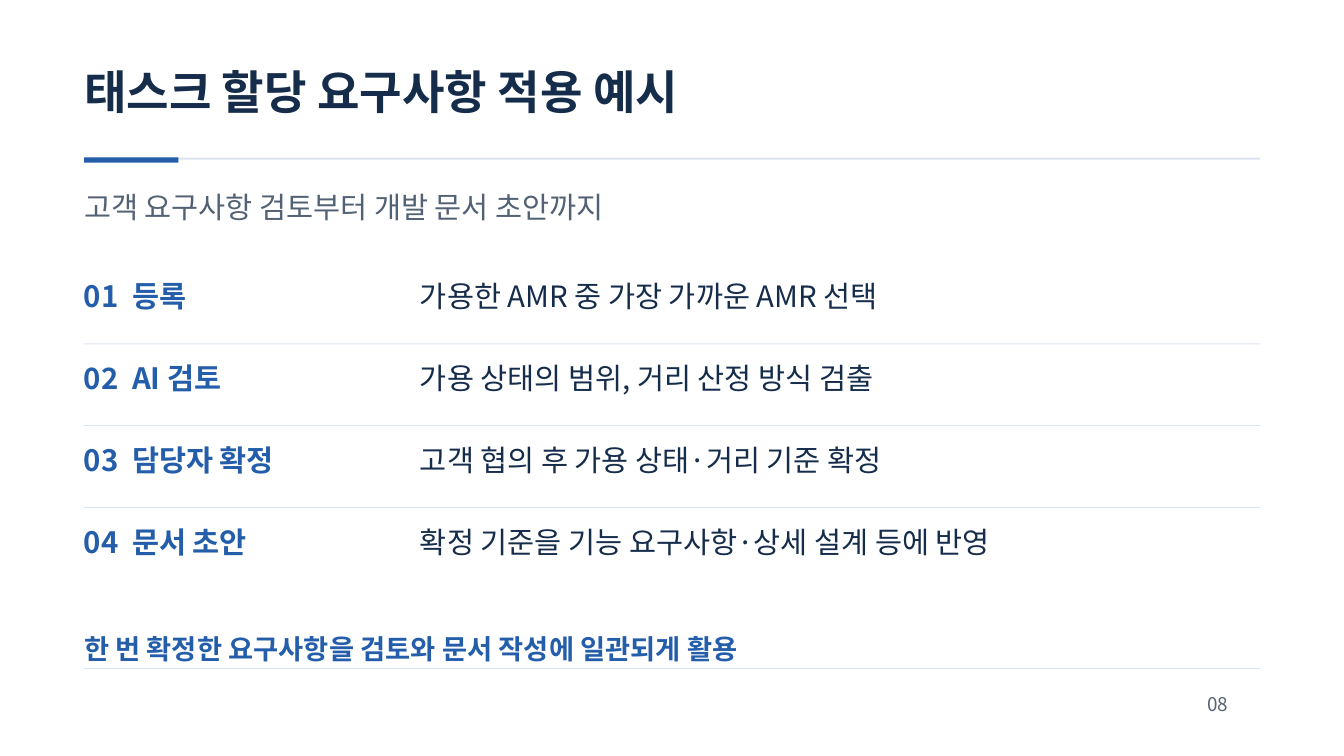
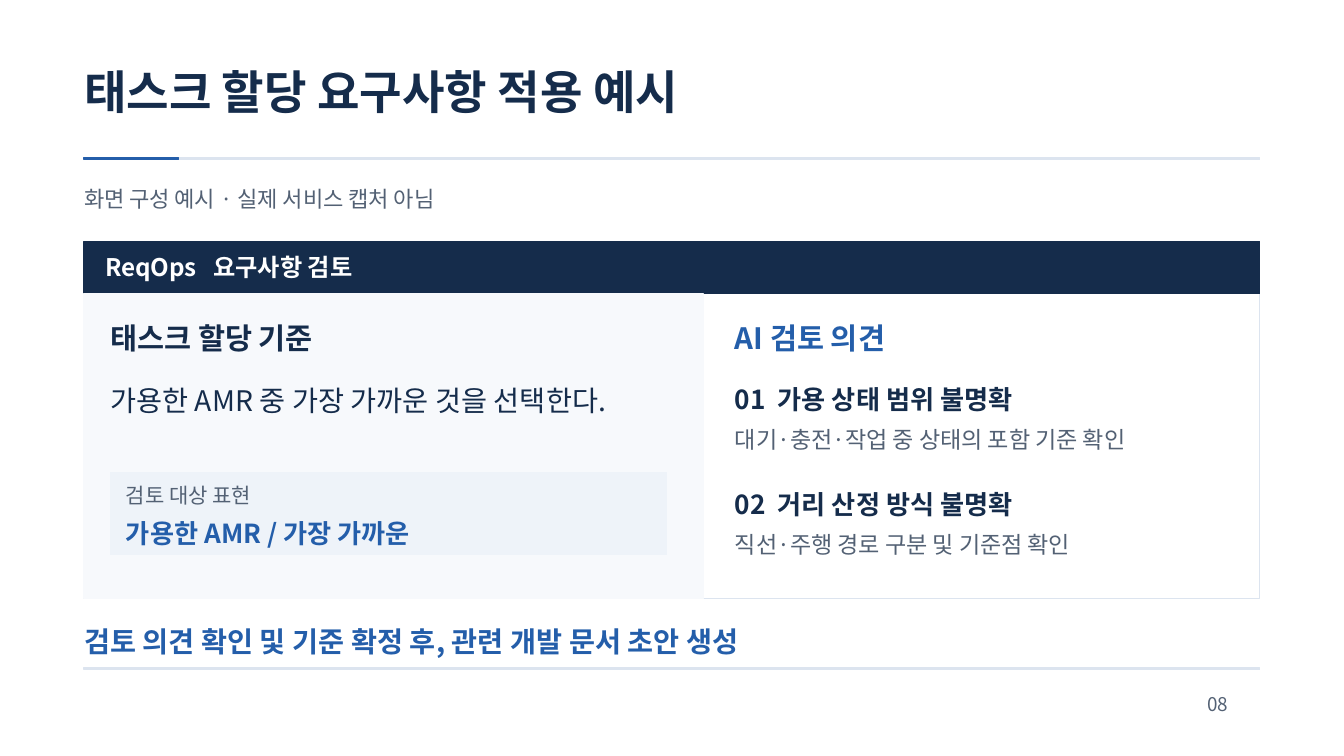
Before and after one commit to jihunhan98/semes-superrookie, a slide deck: slide 8 of docs/presentations/ReqOps_SuperRookie.pptx. Drawn at 1344x756 pixels with LibreOffice and Linux fonts; fonts in the diff are those of the drawing. Boxes give left, top, right and bottom in pixels: in the first picture for what was removed or moved away, otherwise in the second. Text is boxed around its words. In the diff, an @@ line names an element or a change of style, - is before the commit and + after.

```diff
--- a/docs/presentations/ReqOps_SuperRookie.pptx
+++ b/docs/presentations/ReqOps_SuperRookie.pptx
@@ rectangle at box(84, 157, 1260, 159): outline none to #DCE4EF 0.75 pt @@
@@ rectangle at box(84, 157, 178, 159): outline none to #245EAA 0.75 pt @@
@@ text removed at box(84, 193, 603, 221) @@
-고객 요구사항 검토부터 개발 문서 초안까지
@@ text added at box(84, 188, 435, 209), 15.8 pt, text #536174 @@
+화면 구성 예시 · 실제 서비스 캡처 아님
@@ rectangle: place and size @@
-rectangle at box(84, 425, 1260, 426)
+rectangle at box(84, 242, 1260, 599)
@@ rectangle at box(84, 242, 1260, 599): fill #DCE4EF to #FFFFFF; outline none to #DCE4EF 0.75 pt @@
@@ rectangle: place and size @@
-rectangle at box(84, 344, 1260, 345)
+rectangle at box(84, 242, 1260, 294)
@@ rectangle at box(84, 242, 1260, 294): fill #DCE4EF to #152C4B; outline none to #152C4B 0.75 pt @@
@@ text added at box(105, 255, 353, 282), 17.2 pt, text #FFFFFF, bold @@
+ReqOps 요구사항 검토
@@ text removed at box(84, 283, 186, 310) @@
-01 등록
@@ rectangle added at box(84, 294, 704, 599), fill #F7F9FC, outline #F7F9FC 0.75 pt @@
@@ text added at box(110, 324, 313, 352), 21 pt, text #152C4B, bold @@
+태스크 할당 기준
@@ text at box(735, 324, 885, 352): text changed @@
-02 AI 검토
+AI 검토 의견
@@ text at box(110, 387, 607, 414): text changed; size 21 to 20.2 pt @@
-가용한 AMR 중 가장 가까운 AMR 선택
+가용한 AMR 중 가장 가까운 것을 선택한다.
@@ text at box(735, 387, 1012, 412): text changed; size 21 to 18.8 pt; bold on @@
-가용 상태의 범위, 거리 산정 방식 검출
+01 가용 상태 범위 불명확
@@ text removed at box(84, 446, 274, 474) @@
-03 담당자 확정
@@ text removed at box(420, 446, 882, 474) @@
-고객 협의 후 가용 상태·거리 기준 확정
@@ text added at box(735, 428, 1125, 450), 16.5 pt, text #536174 @@
+대기·충전·작업 중 상태의 포함 기준 확인
@@ rectangle added at box(110, 473, 666, 555), fill #EEF3F9, outline #EEF3F9 0.75 pt @@
@@ rectangle removed at box(84, 507, 1260, 508) @@
@@ text added at box(126, 485, 252, 505), 15 pt, text #536174 @@
+검토 대상 표현
@@ text added at box(735, 492, 1012, 517), 18.8 pt, text #152C4B, bold @@
+02 거리 산정 방식 불명확
@@ text removed at box(84, 528, 247, 556) @@
-04 문서 초안
@@ text added at box(126, 521, 410, 546), 18.8 pt, text #245EAA, bold @@
+가용한 AMR / 가장 가까운
@@ text removed at box(420, 528, 990, 556) @@
-확정 기준을 기능 요구사항·상세 설계 등에 반영
@@ text added at box(735, 533, 1070, 555), 16.5 pt, text #536174 @@
+직선·주행 경로 구분 및 기준점 확인
@@ text at box(84, 628, 738, 658): text changed; size 19.5 to 20.2 pt @@
-한 번 확정한 요구사항을 검토와 문서 작성에 일관되게 활용
+검토 의견 확인 및 기준 확정 후, 관련 개발 문서 초안 생성
```
Also in this commit, not shown: 3 other slides changed.
